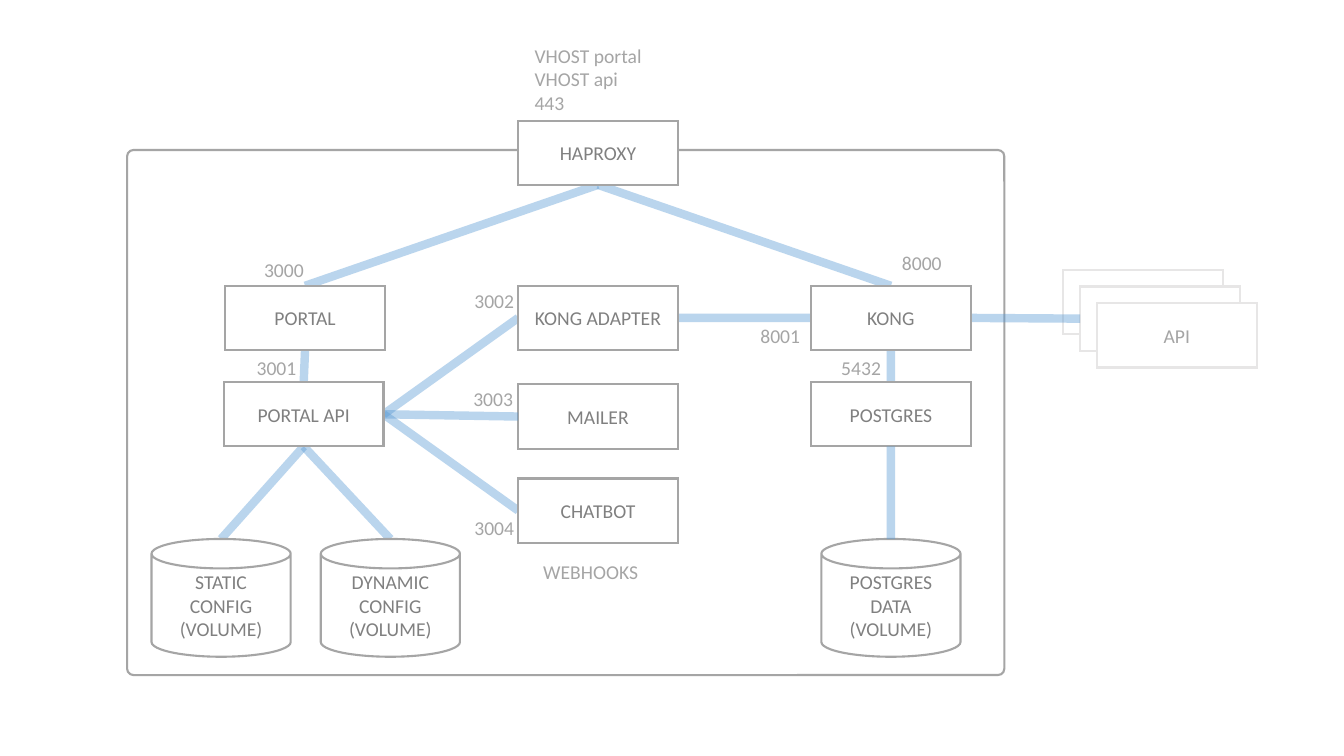
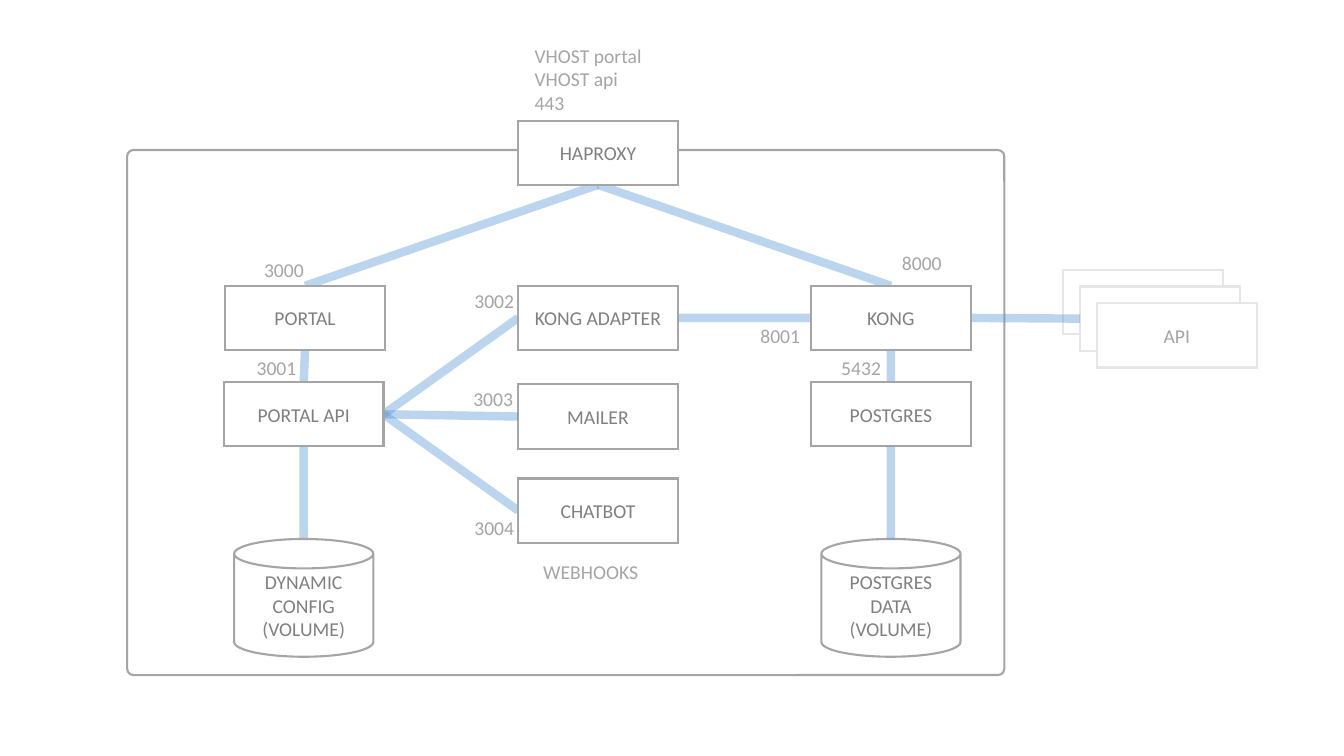
Before and after one commit to Haufe-Lexware/wicked.haufe.io, a slide deck: slide 4 of doc/architecture-illustrations.pptx. Drawn at 1344x756 pixels with LibreOffice and Linux fonts; fonts in the diff are those of the drawing. Boxes give left, top, right and bottom in pixels: in the first picture for what was removed or moved away, otherwise in the second. Text is boxed around its words. In the diff, an @@ line names an element or a change of style, - is before the commit and + after.

```diff
--- a/doc/architecture-illustrations.pptx
+++ b/doc/architecture-illustrations.pptx
@@ line removed from (303, 447) to (221, 539) @@
@@ line moved from (303, 447) - (390, 539) to (303, 447) - (303, 539) @@
@@ cylinder removed at [151,539,290,657] @@
-STATIC
-CONFIG
-(VOLUME)
@@ cylinder "DYNAMIC CONFIG": place and size @@
-cylinder "DYNAMIC CONFIG" at [321,539,460,657]
+cylinder "DYNAMIC CONFIG" at [234,539,373,657]
```
Also in this commit, not shown: 12 other files.
